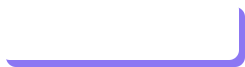
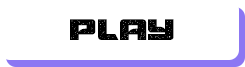
The second 245px x 67px image is a revision of the first. Changes to its layers:
added layer "play" in group "Menu" over (x1=70, y1=19, x2=174, y2=40)
